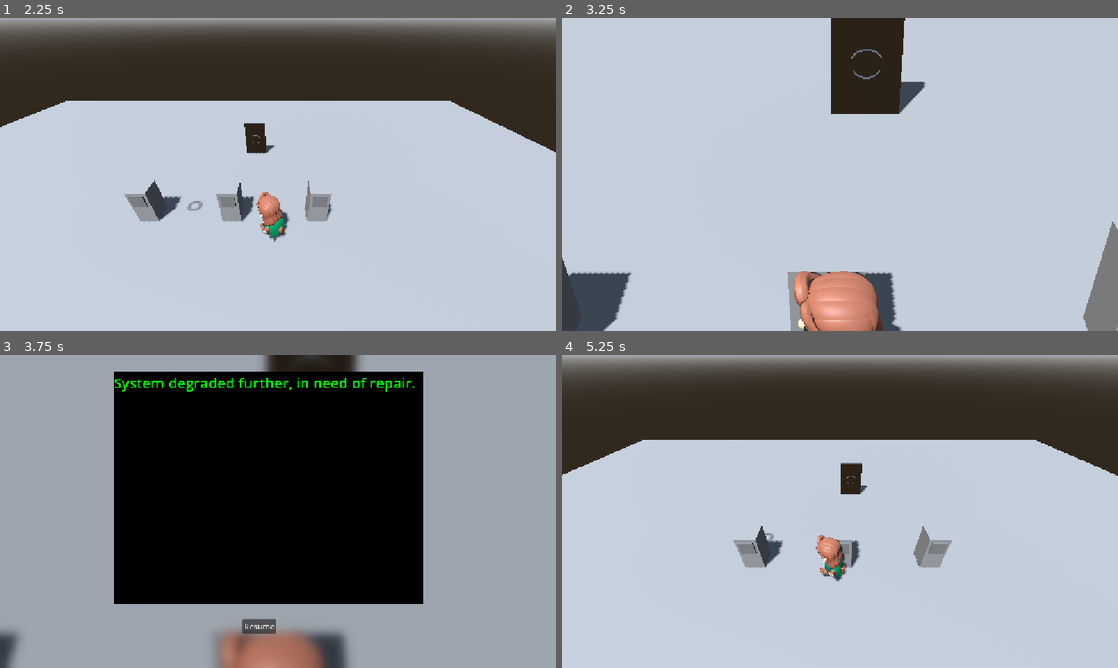
Above: before the commit, frames 1-4 (two rows, left to right).
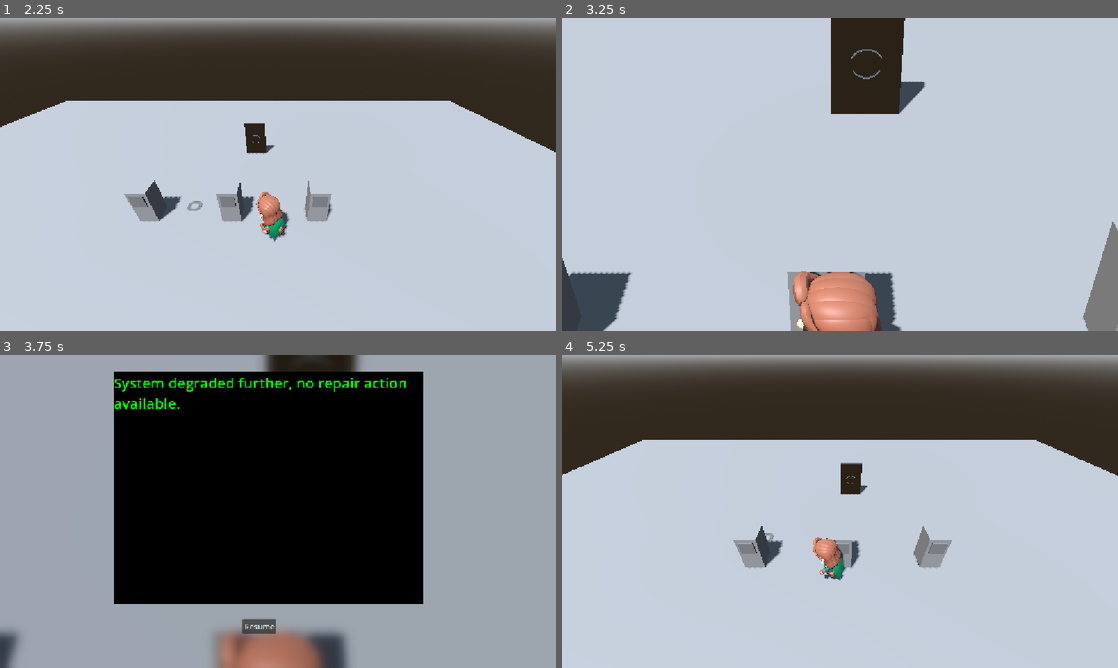
Above: after the commit, the same moments.

Repository: Game-Jam-Studio/Brackeys-Jam-2026.2
Game: Godot game, scene res://Levels/main_menu.tscn
Two runs of this game, one before a commit and one after it. Both use one fixed random seed, a clock stepped at 60 frames per second and the inputs below.
Inputs (mouse positions are in pixels of both pictures, inside the frame that each line leads up to):
- Up to frame 1 (2.25 s): click "New Game" at 0.5 s; tap Enter at 1.25 s; move the mouse to (400, 158) at 1.27 s; hold E (interact) 1.28-2 s; click (400, 158) at 1.42 s; drag from (166, 190) to (250, 237) at 2.02 s
- Up to frame 2 (3.25 s): move the mouse to (895, 105) at 2.77 s; hold E (interact) from 2.78 s (still down)
- Up to frame 3 (3.75 s): release E (interact) at 3.5 s; click "Accept" at 3.5 s
- Up to frame 4 (5.25 s): click "Resume" at 4.25 s; drag from (812, 574) to (673, 464) at 5.02 s

Frame 1 is identical in both runs. In frame 2, 0.2% of the frame differs, in the area x 41-58%, y 80-100%; in frame 3, 0.5%, in the area x 20-75%, y 7-18%; in frame 4, 0.4%.

Commit message:
disallow retries on minigames

Diff:
--- a/brackeys-jam-2026.2/Scripts/Common/repair_trigger.gd
+++ b/brackeys-jam-2026.2/Scripts/Common/repair_trigger.gd
@@ -28,14 +28,16 @@
 		# TerminalUI.launch_terminal("System in need of repair.")
 		launch_minigame_requested.emit(system_id, self)
 	else:
-		TerminalUI.launch_terminal("System fully operational.")
+		TerminalUI.launch_terminal("System operational.")
 
 
 func end_repair(success: bool) -> void:
-	is_broken = not success
+	# we are leaving the state as repaired even if the player
+	# fails the minigame to not allow retries
+	is_broken = false
 	if success:
 		TerminalUI.launch_terminal("System back to full operational capacity.")
 		station_repair_succeeded.emit(system_id)
 	else:
-		TerminalUI.launch_terminal("System degraded further, in need of repair.")
+		TerminalUI.launch_terminal("System degraded further, no repair action available.")
 		station_repair_failed.emit(system_id)
